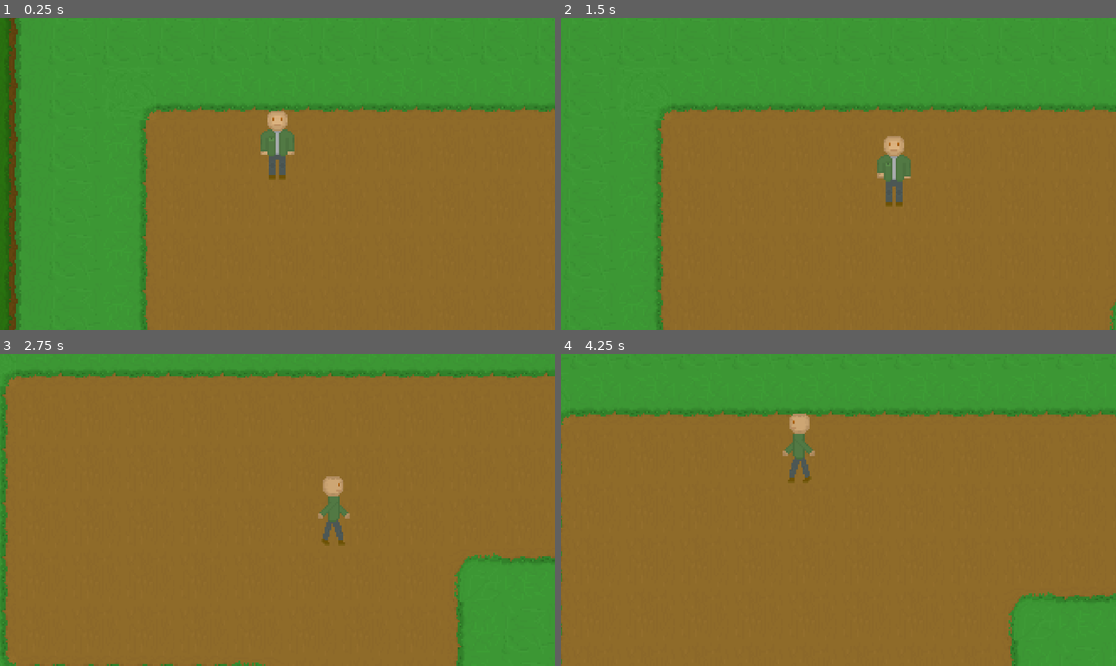
Above: before the commit, frames 1-4 (two rows, left to right).
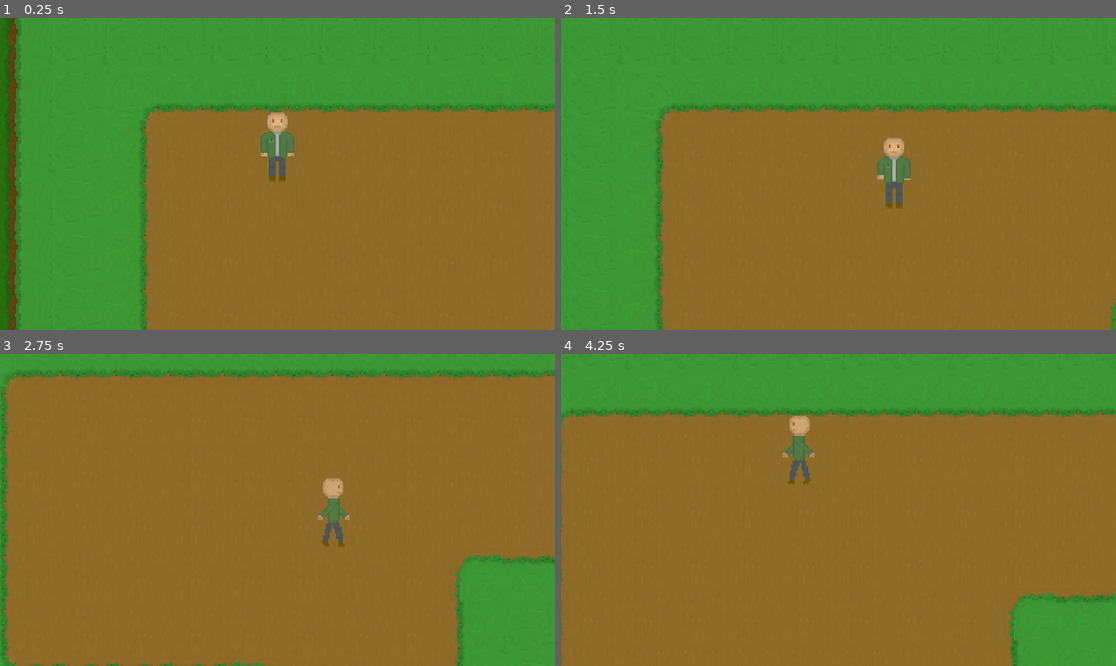
Above: after the commit, the same moments.

Repository: fosterhayes-jpg/Assessment
Game: Godot game, scene res://scenes/cliff_side.tscn
Same seed, same stepped clock (60 frames per second), same inputs: the game is played once before the commit and once after it. The engine's default icon, where the game draws it, is replaced by a stand-in: a white triangle on a blue panel in a dark square.
Inputs:
- Up to frame 1 (0.25 s): no input
- Up to frame 2 (1.5 s): hold Right (ui_right) 0.53-1.28 s; tap Space (attack) at 0.6, 1.35 s; hold Down (ui_down) from 1.28 s (still down)
- Up to frame 3 (2.75 s): release Down (ui_down) at 2.03 s; hold Right (ui_right) from 2.03 s (still down); tap Space (attack) at 2.1 s
- Up to frame 4 (4.25 s): release Right (ui_right) at 2.78 s; hold Up (ui_up) 2.78-3.53 s; tap Space (attack) at 2.85, 3.6 s; hold Left (ui_left) from 3.53 s (still down)

The runs differ from the first frame. In frame 1, 0.1% of the frame differs, in the area x 46-54%, y 29-51%; in frame 2, 0.2%; in frame 3, 0.2%, in the area x 57-64%, y 39-62%; in frame 4, 0.2%.
Error after the commit: Parse Error: Expected ":" after "if" condition. (res://Scripts/cliff_side.gd:25)

Commit message:
from cliffside to world

Diff:
--- /dev/null
+++ b/assessment/Scripts/cliff_side.gd
@@ -0,0 +1,25 @@
+extends Node2D
+
+
+# Called when the node enters the scene tree for the first time.
+func _ready() -> void:
+	pass # Replace with function body.
+
+
+# Called every frame. 'delta' is the elapsed time since the previous frame.
+func _process(delta: float) -> void:
+	pass
+
+
+func _on_cliffside_exitpoint_area_shape_entered(body):\
+	if body.has_method("player"):
+		global.transition_scene = true
+
+
+func _on_cliffside_exitpoint_area_shape_exited(body):
+	if body.has_method("player"):
+		global.transition_scene = false
+
+func change_scene():
+	if global.transition_scene == true:
+		if global.current_scene == "cliff_side"
--- a/assessment/scenes/cliff_side.tscn
+++ b/assessment/scenes/cliff_side.tscn
@@ -1,5 +1,6 @@
 [gd_scene format=4 uid="uid://bvwbslhcyn42d"]
 
+[ext_resource type="Script" uid="uid://cppho0jvvdn0n" path="res://Scripts/cliff_side.gd" id="1_0riok"]
 [ext_resource type="Texture2D" uid="uid://dsmok05k5kvft" path="res://icon.svg" id="1_jcley"]
 [ext_resource type="Texture2D" uid="uid://d136g7ufuj3oy" path="res://Assets/Grass blocks and paths (1).png" id="2_v3mbj"]
 [ext_resource type="Texture2D" uid="uid://bhexwrmyd63fr" path="res://Assets/Cliffs (1).png" id="3_ocn37"]
@@ -96,7 +97,25 @@
 sources/0 = SubResource("TileSetAtlasSource_te2g4")
 sources/1 = SubResource("TileSetAtlasSource_ll56v")
 
+[sub_resource type="RectangleShape2D" id="RectangleShape2D_ygqrx"]
+size = Vector2(207, 64)
+
+[sub_resource type="GDScript" id="GDScript_71q3n"]
+script/source = "extends CollisionShape2D
+
+
+# Called when the node enters the scene tree for the first time.
+func _ready() -> void:
+	pass # Replace with function body.
+
+
+# Called every frame. 'delta' is the elapsed time since the previous frame.
+func _process(delta: float) -> void:
+	pass
+"
+
 [node name="cliffside" type="Node2D" unique_id=552792617]
+script = ExtResource("1_0riok")
 
 [node name="tree" type="TileMapLayer" parent="." unique_id=1455096446]
 z_index = 5
@@ -121,4 +140,12 @@
 [node name="CollisionPolygon2D" type="CollisionPolygon2D" parent="collisions" unique_id=988667424]
 polygon = PackedVector2Array(264, 168, 264, 568, 488, 640, 488, 704, 696, 704, 696, 640, 912, 640, 1000, 432, 976, 112, 680, 72, 288, 144, 784, -8, 1208, 168, 1208, 440, 1000, 736, 704, 808, 568, 776, 192, 600, 128, 376, 176, 176)
 
-[node name="Area2D" type="Area2D" parent="." unique_id=109387650]
+[node name="cliffside_exitpoint" type="Area2D" parent="." unique_id=109387650]
+
+[node name="CollisionShape2D" type="CollisionShape2D" parent="cliffside_exitpoint" unique_id=1364027990]
+position = Vector2(592.5, 672)
+shape = SubResource("RectangleShape2D_ygqrx")
+script = SubResource("GDScript_71q3n")
+
+[connection signal="area_shape_entered" from="cliffside_exitpoint" to="." method="_on_cliffside_exitpoint_area_shape_entered"]
+[connection signal="area_shape_exited" from="cliffside_exitpoint" to="." method="_on_cliffside_exitpoint_area_shape_exited"]
--- a/assessment/scenes/player.tscn
+++ b/assessment/scenes/player.tscn
@@ -233,9 +233,9 @@
 script = ExtResource("1_g2els")
 
 [node name="AnimatedSprite2D" type="AnimatedSprite2D" parent="." unique_id=61390193]
-position = Vector2(0, -19.505)
+position = Vector2(0, -18.505)
 sprite_frames = SubResource("SpriteFrames_fulsm")
-animation = &"back attack"
+animation = &"back idle"
 
 [node name="CollisionShape2D" type="CollisionShape2D" parent="." unique_id=84459100]
 position = Vector2(0, -11.385)
Not shown, added: assessment/Assets/cliffsingle.png.import
Not shown, added: assessment/Scripts/cliff_side.gd.uid
